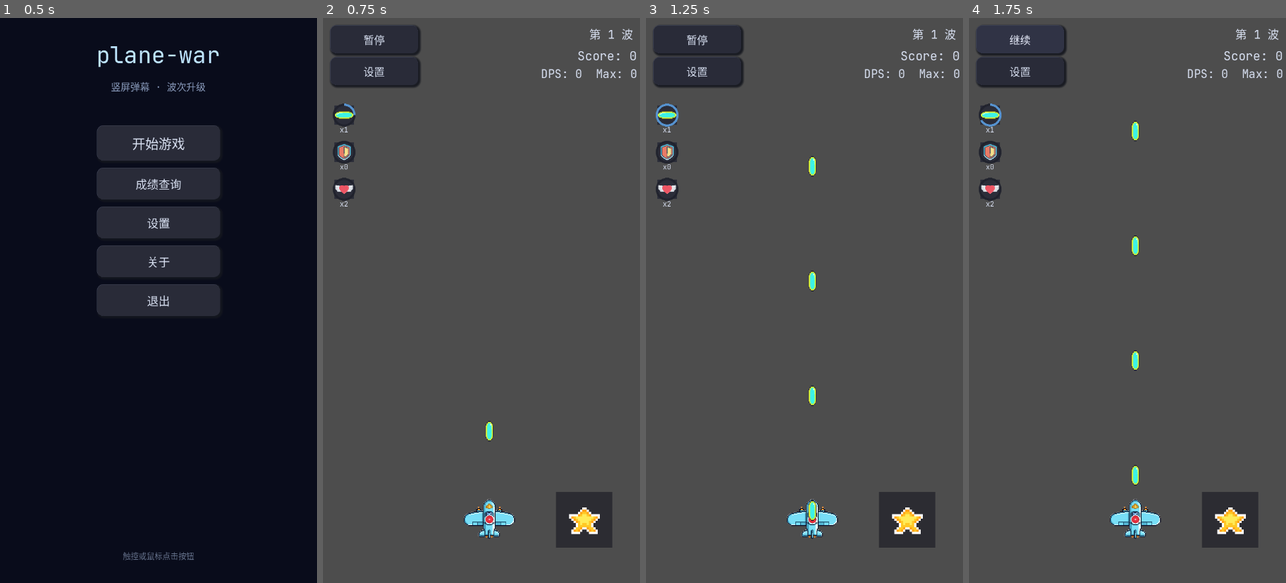
Above: before the commit, frames 1-4 (left to right).
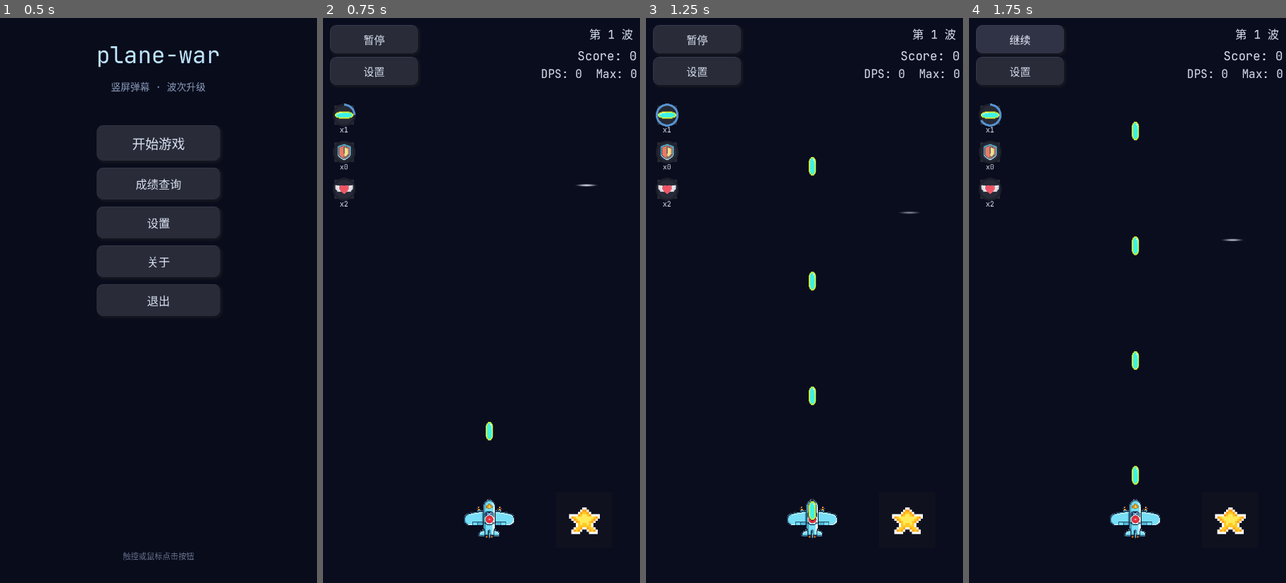
Above: after the commit, the same moments.

Repository: qingzhixing/plane-war
Game: Godot game, scene res://scenes/MainMenu.tscn
Two runs of this game, one before a commit and one after it. Both use one fixed random seed, a clock stepped at 60 frames per second and the inputs below. Sound files missing from this copy of the repository are replaced by a short silence.
Inputs:
- Up to frame 1 (0.5 s): no input
- Up to frame 2 (0.75 s): click "开始游戏" at 0.5 s
- Up to frame 3 (1.25 s): no input
- Up to frame 4 (1.75 s): click "暂停" at 1.25 s

Frame 1 is identical in both runs. In frame 2, 95% of the frame differs, in the area x 0-100%, y 0-100%; in frame 3, 95%; in frame 4, 95%.

Commit message:
🎮 ADD: 添加程序化太空星空滚动背景

Diff:
--- a/scenes/Main.tscn
+++ b/scenes/Main.tscn
@@ -22,9 +22,27 @@
 [ext_resource type="PackedScene" path="res://scenes/ui/SettingsUI.tscn" id="25_settings_ui_scene"]
 [ext_resource type="PackedScene" path="res://scenes/ui/PostBossChoice.tscn" id="26_post_boss_scene"]
 [ext_resource type="PackedScene" path="res://scenes/ui/DebugUpgradePicker.tscn" id="27_debug_picker_scene"]
+[ext_resource type="Shader" path="res://shaders/space_background.gdshader" id="28_bg_shader"]
+
+[sub_resource type="ShaderMaterial" id="ShaderMaterial_bg"]
+shader = ExtResource("28_bg_shader")
+shader_parameter/scroll_speed = 80.0
 
 [node name="Main" type="Node2D" unique_id=1713390434]
 script = ExtResource("6_main")
+
+[node name="BgLayer" type="CanvasLayer" parent="."]
+layer = -1
+
+[node name="SpaceBg" type="ColorRect" parent="BgLayer"]
+layout_mode = 3
+anchors_preset = 15
+anchor_right = 1.0
+anchor_bottom = 1.0
+grow_horizontal = 2
+grow_vertical = 2
+mouse_filter = 2
+material = SubResource("ShaderMaterial_bg")
 
 [node name="Player" parent="." unique_id=1802700737 instance=ExtResource("1_elqb8")]
 position = Vector2(378, 1136)
--- a/scripts/boss_hud.gd
+++ b/scripts/boss_hud.gd
@@ -1,6 +1,5 @@
 extends CanvasLayer
 
-@onready var _name_label: Label = $Root/Panel/NameLabel
 @onready var _hp_bar: ProgressBar = $Root/Panel/HpBar
 @onready var _spell_label: Label = $Root/SpellLabel
 
--- /dev/null
+++ b/shaders/space_background.gdshader
@@ -0,0 +1,41 @@
+shader_type canvas_item;
+
+uniform float scroll_speed : hint_range(10.0, 400.0) = 80.0;
+
+float hash(vec2 p) {
+	p = fract(p * vec2(127.1, 311.7));
+	p += dot(p, p + 17.5);
+	return fract(p.x * p.y);
+}
+
+void fragment() {
+	vec2 uv = UV;
+	vec3 col = vec3(0.04, 0.05, 0.12);
+
+	float t = TIME * scroll_speed / 1280.0;
+
+	// 3 star layers: far (slow/dim) → near (fast/bright)
+	for (int i = 0; i < 3; i++) {
+		float fi = float(i);
+		float layer_speed = fi * 0.55 + 0.45;  // 0.45, 1.0, 1.55
+
+		vec2 layer_uv = vec2(uv.x, uv.y - t * layer_speed);
+		layer_uv *= vec2(1.0, 8.0 + fi * 3.0);
+
+		vec2 cell = floor(layer_uv);
+		vec2 local_uv = fract(layer_uv);
+
+		float r = hash(cell + fi * vec2(47.3, 31.7));
+		if (r > 0.93) {
+			vec2 star_pos = vec2(hash(cell + vec2(1.0)), hash(cell + vec2(2.0)));
+			float dist = length(local_uv - star_pos);
+			float sz = 0.03 + hash(cell + vec2(3.0)) * 0.03;
+			float star = smoothstep(sz, 0.0, dist);
+			float twinkle = 0.75 + 0.25 * sin(TIME * (1.5 + r * 4.0) + r * 60.0);
+			float brightness = (0.35 + fi * 0.25) * twinkle;
+			col += star * brightness;
+		}
+	}
+
+	COLOR = vec4(col, 1.0);
+}
Not shown, added: shaders/space_background.gdshader.uid
